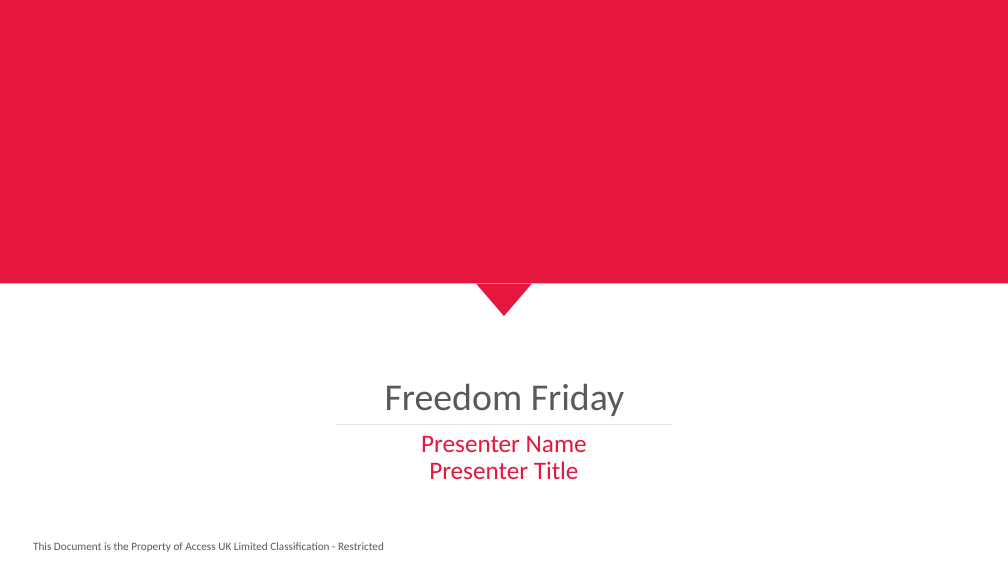
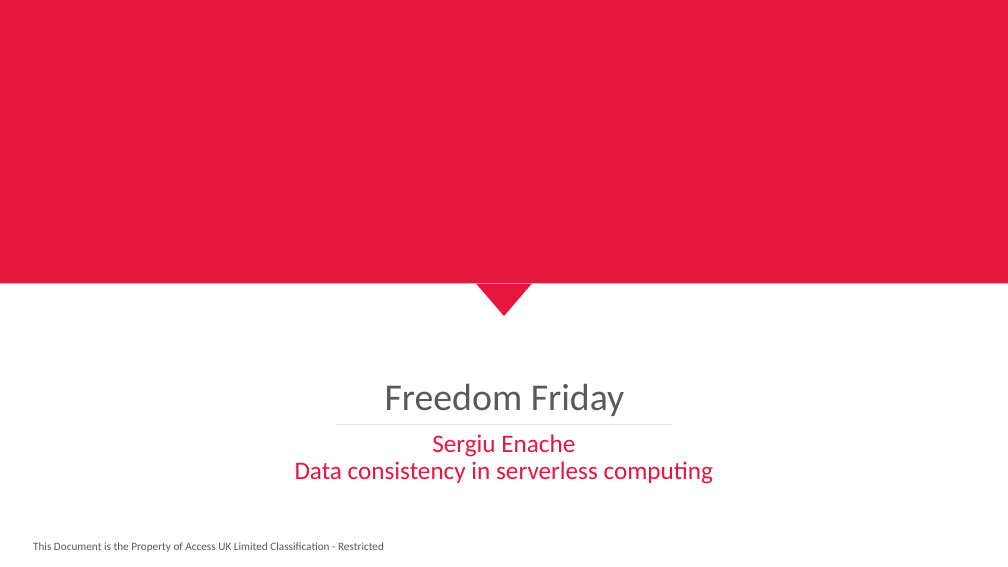
Before and after one commit to sgenache/FreedomFridayServerless, a slide deck: slide 1 of docs/freedom friday.pptx. Drawn at 1008x567 pixels with LibreOffice and Linux fonts; fonts in the diff are those of the drawing; background and template pictures are left out. Boxes give left, top, right and bottom in pixels: in the first picture for what was removed or moved away, otherwise in the second. Text is boxed around its words. In the diff, an @@ line names an element or a change of style, - is before the commit and + after.

```diff
--- a/docs/freedom friday.pptx
+++ b/docs/freedom friday.pptx
@@ subtitle at [295, 434, 713, 484]: text changed @@
-Presenter Name
-Presenter Title
+Sergiu Enache
+Data consistency in serverless computing
```
Also in this commit, not shown: 1 other slide changed, 3 slides added.
